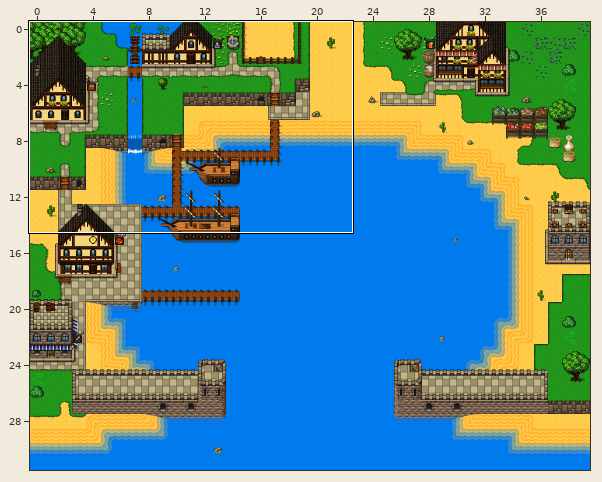
Level history. Tiled map: map2.tmx. Above, an overview of the earlier version with the close-up marked.
Close-up. Before the commit:
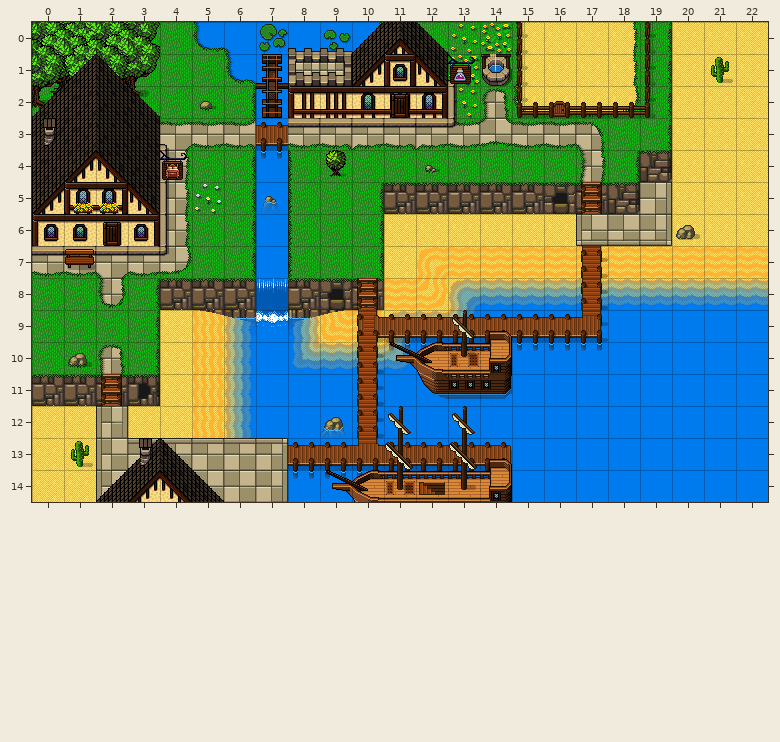
Cells are 32x32 px. Shown: x 0..22, y 0..14. The commit also changed other parts of the map, which this record leaves out. Not drawn, because the pictures are missing: unchanged layer "22 cultures/Calque de Tuiles 45".
The result:
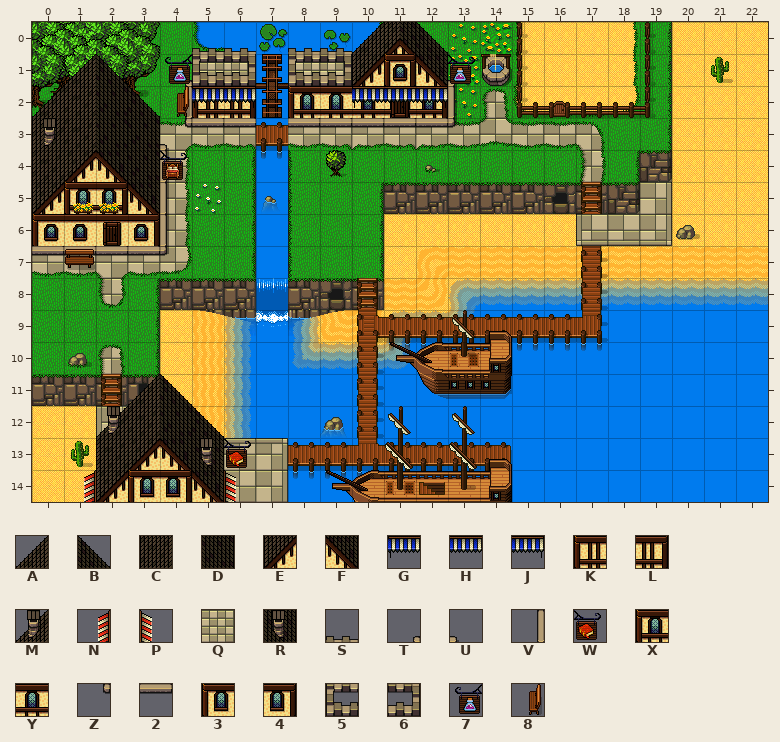
Key: from "Slates v.2 [32x32px orthogonal": A 262, B 263, C 318, D 319, E 372, F 373, G 444, H 445, J 446, K 476, L 478, M 484, N 492, P 493, Q 516, R 541, S 603, T 660, U 662, V 716, W 727, X 756, Y 757, Z 772, 2 773, 3 812, 4 814, 5 824, 6 826, 7 1006, 8 1173.
_ is an empty cell.
Tiles of an added or newly shown layer are drawn over the layers below it.
The exact change:
Layer "27 Evo brasserie/base" (now shown):
y 1: x 4..6 ___ -> TQQ
y 2: x 4..6 ___ -> VKL; x 8..9 __ -> XY
y 3: x 4..6 ___ -> Z22
Layer "27 Evo brasserie/sub over" (now shown):
y 2: x 4..6 ___ -> 8GJ
Layer "27 Evo brasserie/over" (now shown):
y 0: x 5..6 __ -> SS
y 1: x 4..6 ___ -> 756
y 2: x 10..12 ___ -> GHJ
Layer "29 evo capitainerie/Calque de Tuiles 62" (added):
y 11: x 3..4 __ -> AB
y 12: x 2..5 ____ -> MCDB
y 13: x 2..5 ____ -> CEFR
y 14: x 1..6 ______ -> TE34FU
Layer "29 evo capitainerie/Calque de Tuiles 63" (added):
y 13: x 6 _ -> W
y 14: x 1 _ -> N; x 6 _ -> P
Boxes around the changes in both close-ups, in picture pixels (x1, y1, x2, y2):
added: (165, 48, 256, 128)
added: (300, 86, 448, 118)
added: (84, 374, 251, 502)
